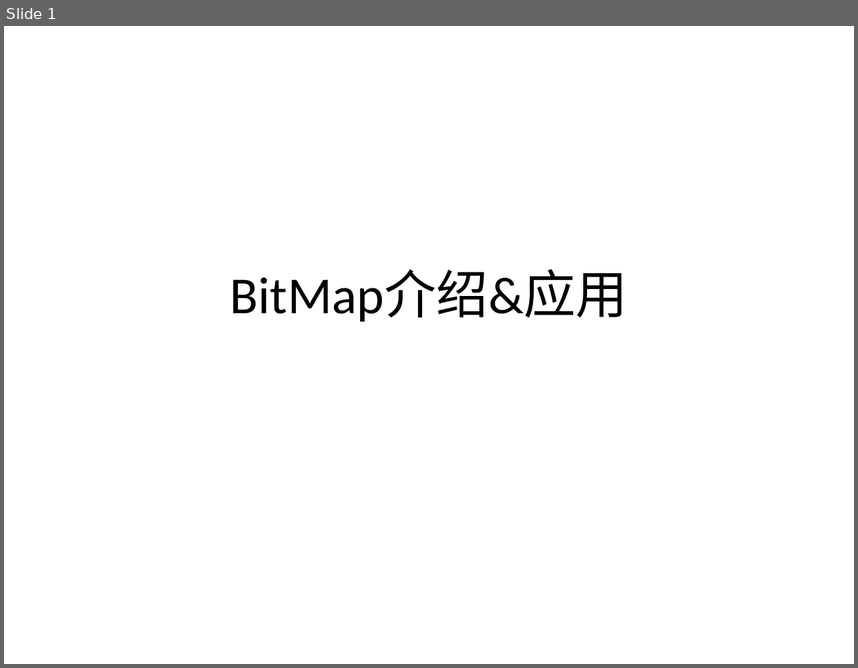
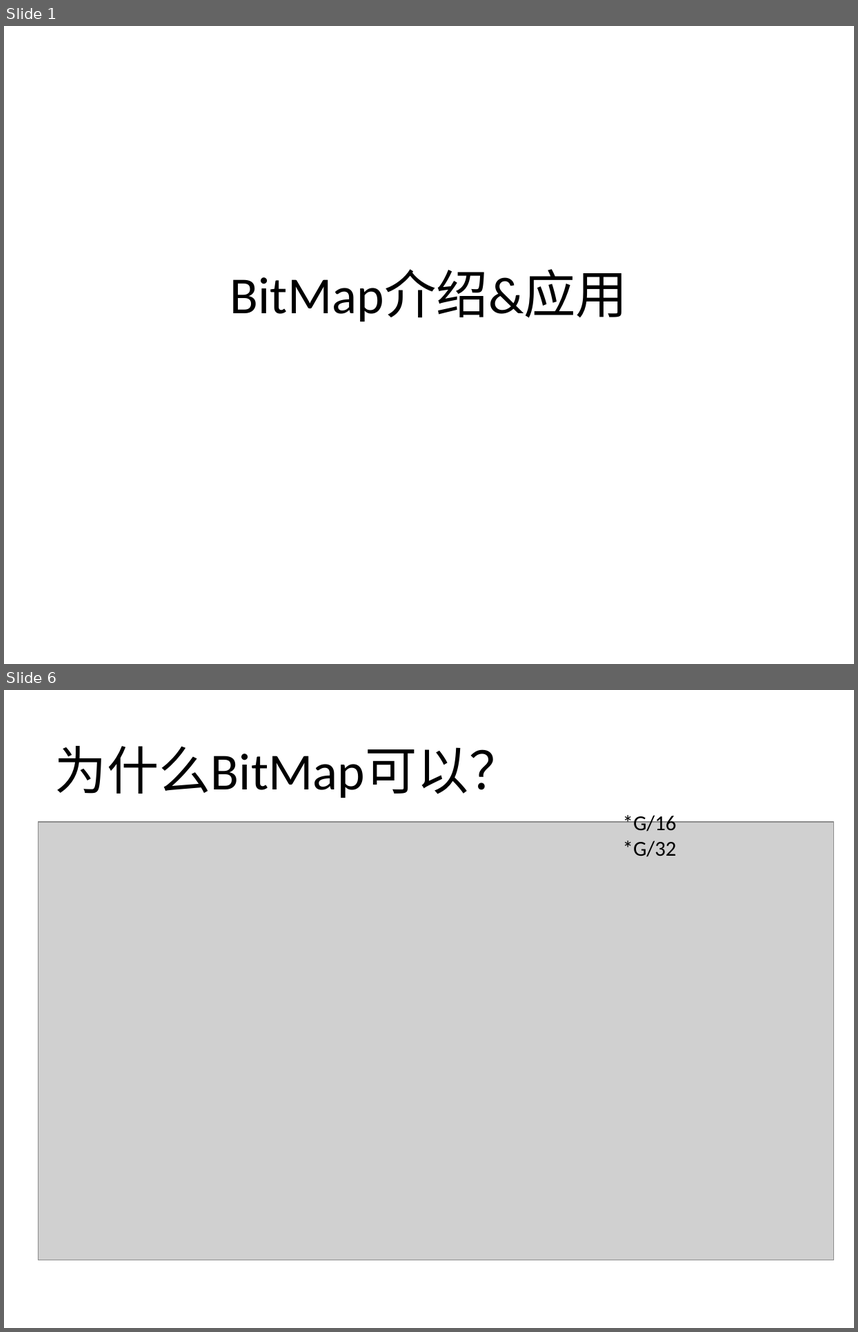
Before and after one commit to gastonwu/cgithub, a slide deck: _release/bitmap/BitMap介绍&应用.pptx. Shown one above the other, each under a label of ours: slide 1 before the commit, slides 1 and 6 after it; the slides between them are not shown. The pictures are 858x668 and 858x1332 pixels, drawn with LibreOffice and Linux fonts; fonts in the diff are those of the drawing; grey boxes stand for pictures. Boxes give left, top, right and bottom in pixels: in the first picture for what was removed or moved away, otherwise in the second. Text is boxed around its words. In the diff, an @@ line names an element or a change of style, - is before the commit and + after.

```diff
--- a/_release/bitmap/BitMap介绍&应用.pptx
+++ b/_release/bitmap/BitMap介绍&应用.pptx
@@ slide 6 added at box(4, 690, 854, 1328), background #FFFFFF @@
@@ title added at box(55, 746, 522, 798), 44 pt, text #000000 @@
+为什么BitMap可以？
@@ text added at box(623, 812, 677, 857), 18 pt, text #000000 @@
+*G/16
+*G/32
@@ picture added at box(38, 822, 833, 1259) @@
```
Also in this commit, not shown: 4 slides changed, 3 other slides added, 1 slide removed, 5 other files.
